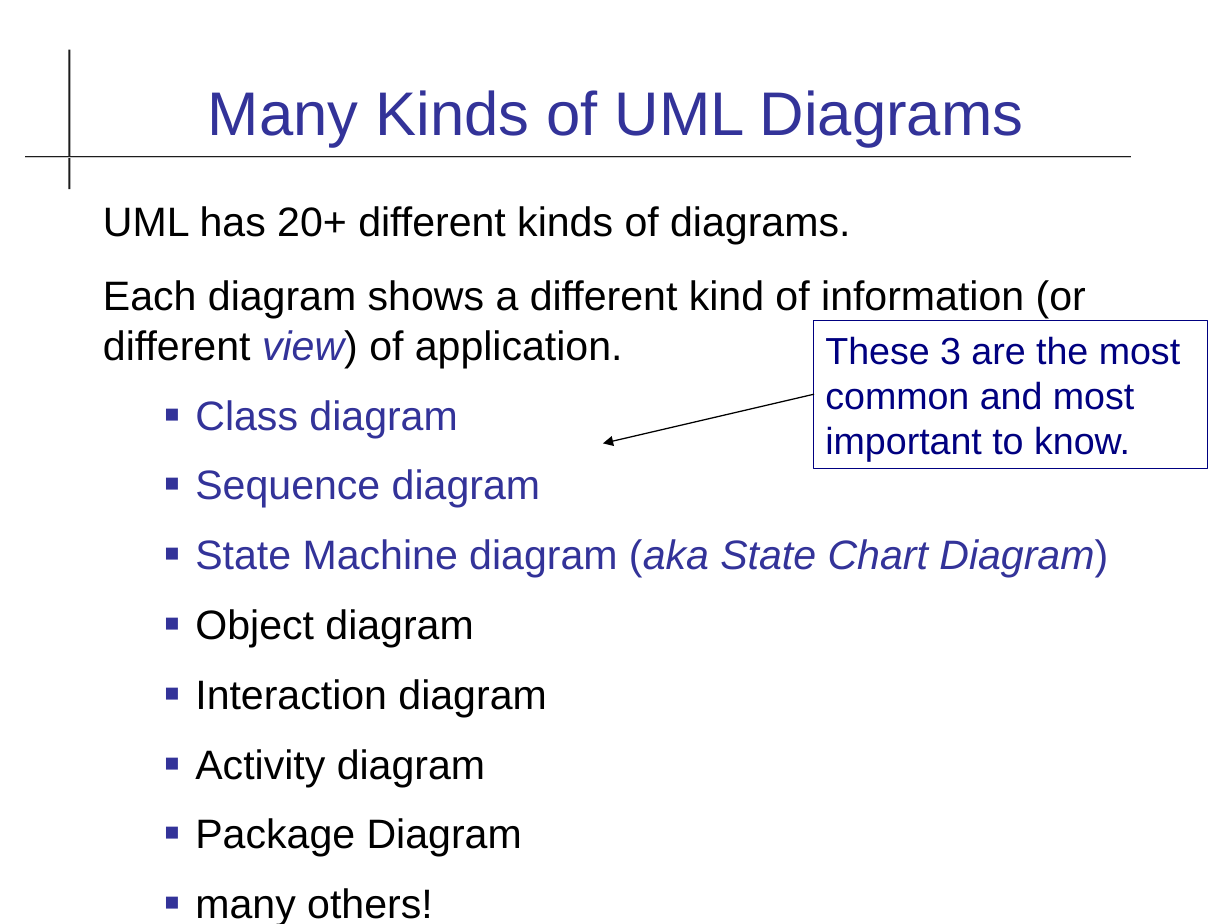
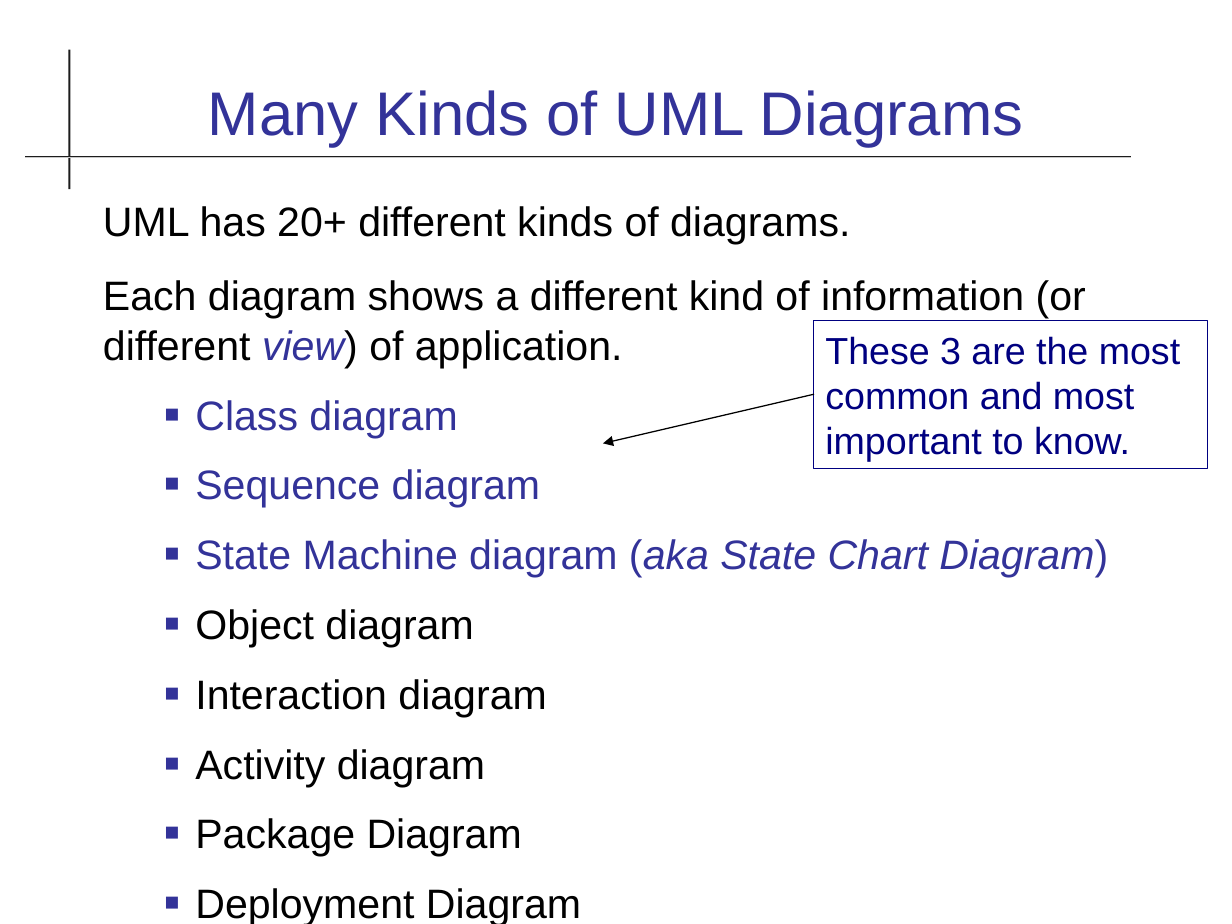
Before and after one commit to cpske/ISP, a slide deck: slide 3 of uml/UML-Class-Diagram.odp. Drawn at 1232x924 pixels with LibreOffice and Linux fonts; fonts in the diff are those of the drawing. Boxes give left, top, right and bottom in pixels: in the first picture for what was removed or moved away, otherwise in the second. Text is boxed around its words. In the diff, an @@ line names an element or a change of style, - is before the commit and + after.

```diff
--- a/uml/UML-Class-Diagram.odp
+++ b/uml/UML-Class-Diagram.odp
@@ text at (195, 888, 581, 924): text changed @@
-  ■ many others!
+  ■ Deployment Diagram
```
Also in this commit, not shown: 8 other slides changed, 2 slides added, 1 other file.
